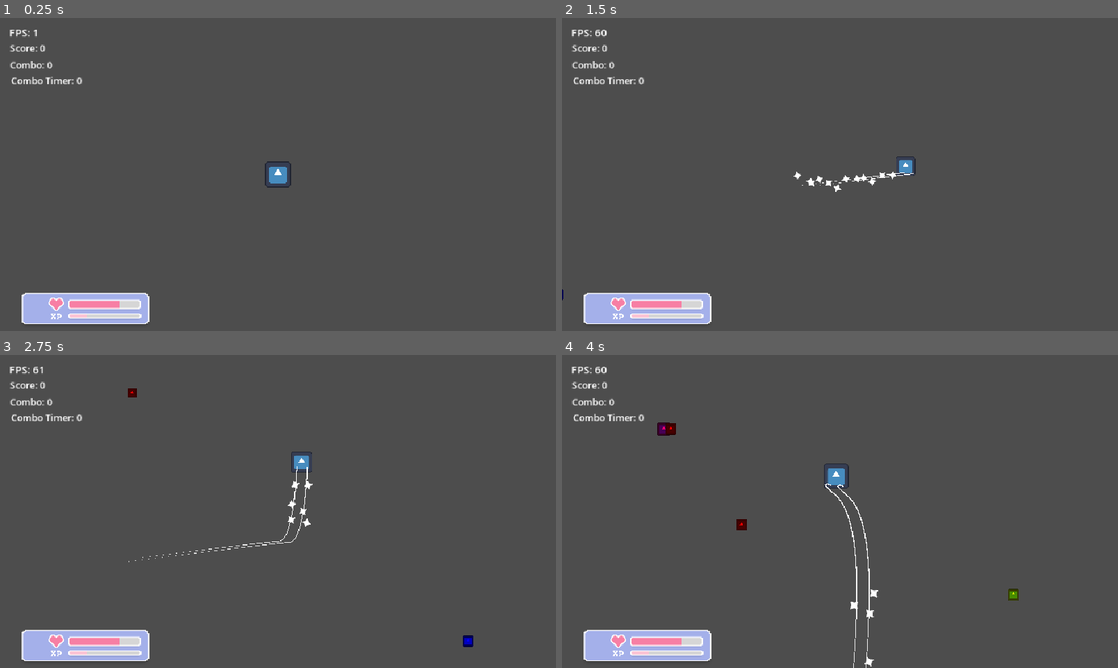
Above: before the commit, frames 1-4 (two rows, left to right).
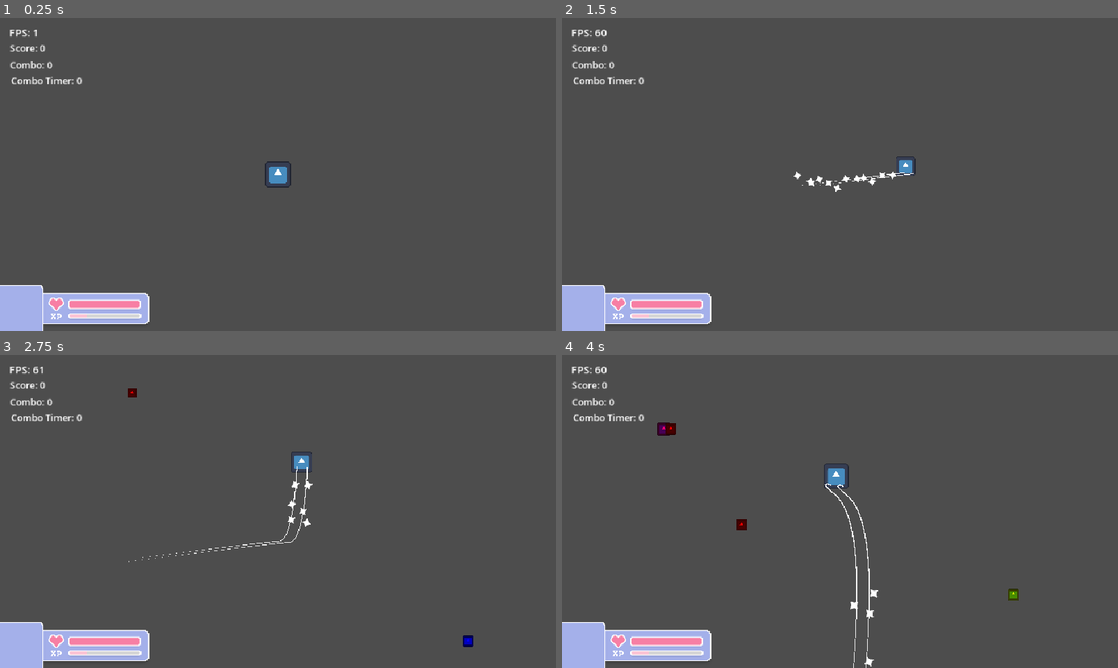
Above: after the commit, the same moments.

Repository: JLwuw/otter-jam
Game: Godot game, scene res://Scenes/gameplay_test.tscn
Same seed, same stepped clock (60 frames per second), same inputs: the game is played once before the commit and once after it. The engine's default icon, where the game draws it, is replaced by a stand-in: a white triangle on a blue panel in a dark square.
Inputs (mouse positions are in pixels of both pictures, inside the frame that each line leads up to):
- Up to frame 1 (0.25 s): no input
- Up to frame 2 (1.5 s): tap Enter at 0.5 s; move the mouse to (962, 158) at 0.52 s; press the mouse at (962, 158) at 0.53 s; move the mouse to (728, 190) at 1.27 s; release the mouse at (728, 190) at 1.28 s; click (728, 190) at 1.35 s
- Up to frame 3 (2.75 s): move the mouse to (333, 442) at 2.02 s; press the mouse at (333, 442) at 2.03 s
- Up to frame 4 (4 s): move the mouse to (812, 574) at 2.77 s; release the mouse at (812, 574) at 2.78 s; click (812, 574) at 2.85 s; move the mouse to (1006, 558) at 3.52 s; press the mouse at (1006, 558) at 3.53 s

The runs differ from the first frame. In frame 1, 0.9% of the frame differs, in the area x 0-26%, y 85-100%; in frame 2, 0.9%; in frame 3, 0.9%; in frame 4, 0.9%.

Commit message:
life bar working

Diff:
--- a/Scenes/gameplay_test.tscn
+++ b/Scenes/gameplay_test.tscn
@@ -5,6 +5,7 @@
 [ext_resource type="Script" uid="uid://cw60l7jw1fy3k" path="res://Scripts/gameplay_test.gd" id="1_n6585"]
 [ext_resource type="Script" uid="uid://cavvhlr7oonau" path="res://Scripts/Bullet/bullet_pool.gd" id="2_0f8g4"]
 [ext_resource type="Texture2D" uid="uid://4src10pkqshk" path="res://Graphics/UI/Life Icon.png" id="3_2okw4"]
+[ext_resource type="Texture2D" uid="uid://bj7w1si78q6gg" path="res://Graphics/UI/Character Box.png" id="3_kpd0n"]
 [ext_resource type="Texture2D" uid="uid://dcbb6egq48r5h" path="res://Graphics/UI/XP Icon.png" id="4_gtphy"]
 [ext_resource type="Texture2D" uid="uid://7kvuic2ffbek" path="res://Graphics/UI/Life Bar Under.png" id="5_5q62e"]
 [ext_resource type="PackedScene" uid="uid://6samdck1tc8k" path="res://Scenes/rink.tscn" id="5_6nxcd"]
@@ -18,6 +19,7 @@
 
 [node name="GameplayTest" type="Node2D" unique_id=1958848919]
 script = ExtResource("1_n6585")
+label_update_interval = null
 
 [node name="UI" type="CanvasLayer" parent="." unique_id=933685181]
 
@@ -48,6 +50,7 @@
 offset_top = 54.5
 offset_right = 203.0
 offset_bottom = 259.5
+texture = ExtResource("3_kpd0n")
 
 [node name="IconsCol" type="VBoxContainer" parent="UI/RootUI/PlayerInfo" unique_id=260804915]
 layout_mode = 0
--- a/Scripts/Player/player.gd
+++ b/Scripts/Player/player.gd
@@ -32,6 +32,10 @@
 @onready var current_scene_root: Node = get_tree().current_scene
 var bullet_pool: BulletPool
 
+# Para progress bar en UI
+signal health_changed(current: int)
+signal xp_changed(current: int)
+
 func _ready() -> void:
 	max_speed_sq = max_speed * max_speed
 	if SPEED_CAP > 0.0:
@@ -39,10 +43,6 @@
 	if current_scene_root == null:
 		current_scene_root = get_tree().root
 	bullet_pool = current_scene_root.get_node_or_null("BulletPool") as BulletPool
-
-# Para progress bar en UI
-signal health_changed(current: int, maximum: int)
-signal xp_changed(current: int, maximum: int)
 
 func _input(event: InputEvent) -> void:
 	if event.is_action_pressed("leftClick"):
@@ -114,7 +114,7 @@
 	if invuln_timer > 0: return
 	print("Taking damage!")
 	current_health -= amount
-	health_changed.emit(current_health, max_health)  # UI
+	health_changed.emit(current_health)  # UI
 	if current_health <= 0: die()
 	invuln_timer = invuln_time
 
--- a/Scripts/gameplay_test.gd
+++ b/Scripts/gameplay_test.gd
@@ -15,6 +15,11 @@
 
 func _ready() -> void:
 	EnemyDB.init(enemy_scenes)
+	$Player.health_changed.connect(_on_player_health_changed)
+
+	var life_bar = $UI/RootUI/PlayerInfo/BarsCol/LifeBar
+	life_bar.max_value = $Player.max_health
+	life_bar.value = $Player.current_health
 
 func _process(delta: float) -> void:
 	if fps_label == null:
@@ -36,3 +41,8 @@
 
 	var combo_timer: float = ScoreManager.combo_timer
 	combo_timer_label.text = "Combo Timer: %.0f" % combo_timer
+
+# UI
+func _on_player_health_changed(current: int):
+	var life_bar = $UI/RootUI/PlayerInfo/BarsCol/LifeBar
+	life_bar.value = current
Binary file removed: Graphics/UI/Character-Box.png
Not shown, removed: Graphics/UI/Character-Box.png.import
